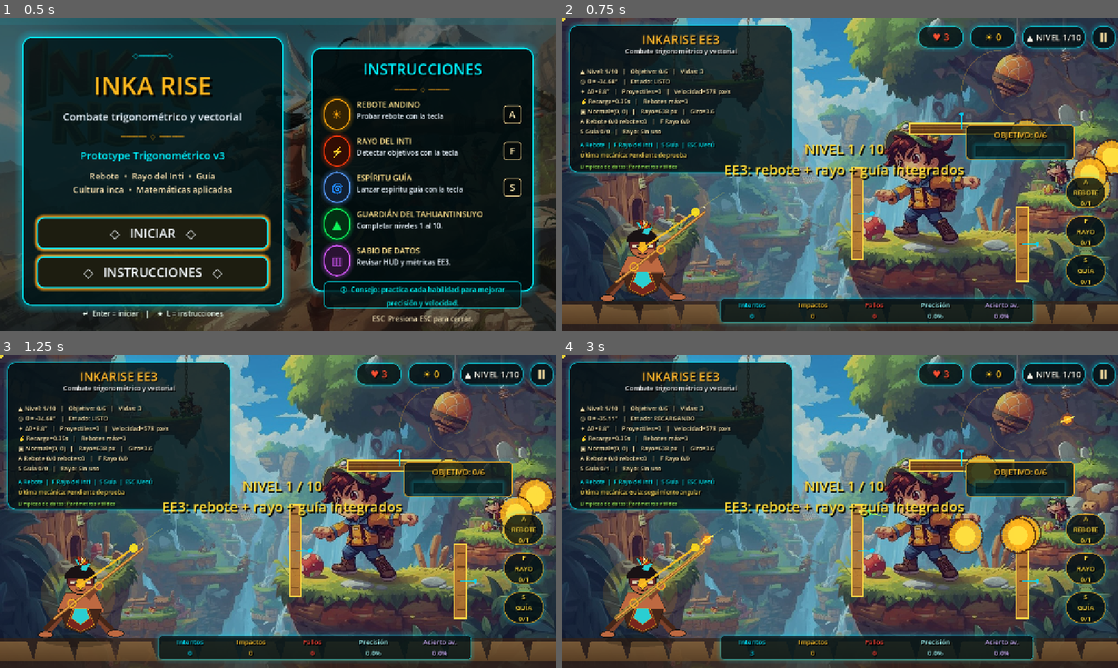
Above: before the commit, frames 1-4 (two rows, left to right).
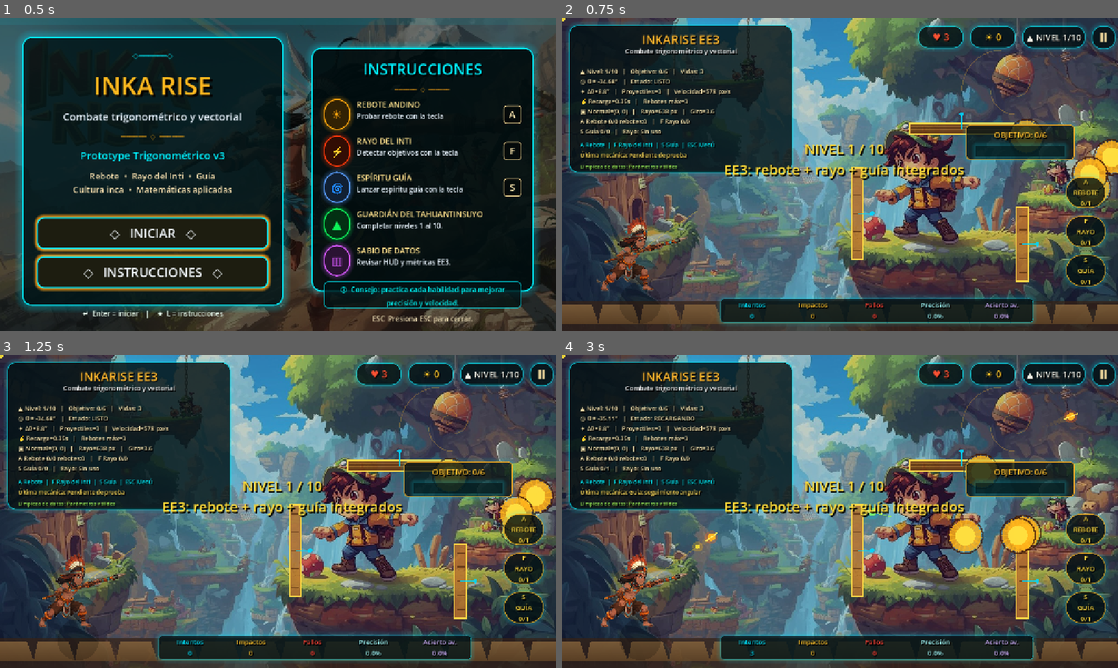
Above: after the commit, the same moments.

Repository: LeniSarmiento/INKA-RISA
Game: Godot game, scene res://scenes/MainMenu.tscn
Two runs of this game, one before a commit and one after it. Both use one fixed random seed, a clock stepped at 60 frames per second and the inputs below.
Inputs (mouse positions are in pixels of both pictures, inside the frame that each line leads up to):
- Up to frame 1 (0.5 s): no input
- Up to frame 2 (0.75 s): click "◇ INICIAR ◇" at 0.5 s
- Up to frame 3 (1.25 s): no input
- Up to frame 4 (3 s): tap Enter at 1.25 s; move the mouse to (962, 495) at 1.27 s; tap R at 1.35 s; click (962, 495) at 1.42 s; move the mouse to (728, 527) at 2.02 s; hold S 2.03-2.78 s; tap Q at 2.1 s; click (728, 527) at 2.17 s; move the mouse to (895, 442) at 2.77 s; tap E at 2.85 s; click (895, 442) at 2.92 s

Frame 1 is identical in both runs. In frame 2, 2.4% of the frame differs, in the area x 6-30%, y 55-93%; in frame 3, 2.4%; in frame 4, 2.7%, in the area x 6-93%, y 17-93%.

Commit message:
fet: Cambios de avatar movimientos

Diff:
--- a/project.godot
+++ b/project.godot
@@ -1,21 +1,36 @@
 ; Engine configuration file.
-; InkaRise EE3 - Prototype Trigonometrico v3 con interacciones avanzadas.
+; It's best edited using the editor UI and not directly,
+; since the parameters that go here are not all obvious.
+;
+; Format:
+;   [section] ; section goes between []
+;   param=value ; assign values to parameters
 
 config_version=5
 
+[animation]
+
+compatibility/default_parent_skeleton_in_mesh_instance_3d=true
+
 [application]
+
 config/name="InkaRise EE3 - Combate Avanzado"
 run/main_scene="res://scenes/MainMenu.tscn"
-config/features=PackedStringArray("4.2")
+config/features=PackedStringArray("4.6")
 config/icon="res://icon.svg"
 
 [display]
+
 window/size/viewport_width=1280
 window/size/viewport_height=720
 window/stretch/mode="canvas_items"
-window/stretch/aspect="keep"
+
+[dotnet]
+
+project/assembly_name="InkaRise EE3 - Combate Avanzado"
 
 [input]
+
 shoot_simple={
 "deadzone": 0.5,
 "events": []
--- a/scripts/Player.gd
+++ b/scripts/Player.gd
@@ -1,6 +1,7 @@
 extends Node2D
 
-# Frames nuevos del avatar en cuclillas apuntando con lanza.
+# Avatar mejorado: frames reales del guerrero/guerrera inca con lanza.
+# Cambia de postura según la dirección del mouse en 8 sectores.
 const AIM_LEFT: Texture2D = preload("res://assets/images/player_aim_frames/aim_left.png")
 const AIM_UP_LEFT: Texture2D = preload("res://assets/images/player_aim_frames/aim_up_left.png")
 const AIM_UP: Texture2D = preload("res://assets/images/player_aim_frames/aim_up.png")
@@ -37,11 +38,11 @@
 func _process(delta: float) -> void:
 	bob_time += delta
 	if attack_time > 0.0:
-		attack_time -= delta
+		attack_time = max(attack_time - delta, 0.0)
 	if damage_time > 0.0:
-		damage_time -= delta
+		damage_time = max(damage_time - delta, 0.0)
 	if invulnerable_flash > 0.0:
-		invulnerable_flash -= delta
+		invulnerable_flash = max(invulnerable_flash - delta, 0.0)
 	queue_redraw()
 
 func set_aim(angle_rad: float) -> void:
@@ -49,12 +50,12 @@
 	queue_redraw()
 
 func play_attack() -> void:
-	attack_time = 0.18
+	attack_time = 0.20
 	queue_redraw()
 
 func pulse_damage() -> void:
-	damage_time = 0.48
-	invulnerable_flash = 0.48
+	damage_time = 0.50
+	invulnerable_flash = 0.50
 	queue_redraw()
 
 func _get_aim_sector() -> String:
@@ -108,27 +109,33 @@
 		_: return AIM_DOWN_LEFT
 
 func _draw() -> void:
-	var bob: float = sin(bob_time * 5.0) * 1.5
+	var bob: float = sin(bob_time * 5.0) * 1.3
 	var dir: Vector2 = Vector2(cos(aim_angle), sin(aim_angle)).normalized()
-	var alpha: float = 0.65 if invulnerable_flash > 0.0 and int(invulnerable_flash * 20.0) % 2 == 0 else 1.0
+	var side: float = 1.0 if dir.x >= 0.0 else -1.0
+	var alpha: float = 1.0
+	if invulnerable_flash > 0.0 and int(invulnerable_flash * 20.0) % 2 == 0:
+		alpha = 0.60
 
-	# Aura solar del Inti alrededor del avatar agachado.
-	draw_circle(Vector2(0, -66 + bob), 86, Color(1.0, 0.67, 0.08, 0.12))
-	draw_circle(Vector2(0, -66 + bob), 52, Color(0.0, 0.9, 1.0, 0.10))
+	# Sombra y aura del Inti detrás del personaje.
+	draw_circle(Vector2(0, 40 + bob), 48.0, Color(0.0, 0.0, 0.0, 0.18))
+	draw_circle(Vector2(0, -72 + bob), 68, Color(1.0, 0.67, 0.08, 0.10))
+	draw_circle(Vector2(0, -72 + bob), 42, Color(0.0, 0.9, 1.0, 0.08))
 
-	# Frame del avatar: cambia con el mouse en 8 direcciones.
-	var sprite_rect: Rect2 = Rect2(Vector2(-150, -190 + bob), Vector2(300, 260))
-	draw_texture_rect(_get_current_texture(), sprite_rect, false, Color(1.0, 1.0, 1.0, alpha))
+	# Frame real del avatar. El sprite ya incluye postura y lanza.
+	var texture: Texture2D = _get_current_texture()
+	var sprite_rect: Rect2 = Rect2(Vector2(-150, -190 + bob), Vector2(300, 217))
+	draw_texture_rect(texture, sprite_rect, false, Color(1.0, 1.0, 1.0, alpha))
 
-	# Línea de precisión: la lanza/energía mira exactamente hacia el mouse o sol objetivo.
-	var hand: Vector2 = Vector2(0, -82 + bob)
-	var spear_tip: Vector2 = hand + dir * 155.0
-	draw_line(hand, spear_tip, Color(1.0, 0.75, 0.10, 0.85), 5.0)
-	draw_line(hand, hand + dir * 235.0, Color(1.0, 0.92, 0.30, 0.25), 2.0)
-	draw_circle(spear_tip, 10.0, Color(1.0, 0.90, 0.12, 0.90))
+	# Guía visual del apuntado: es delgada para no tapar la lanza del sprite.
+	var hand: Vector2 = Vector2(16.0 * side, -92.0 + bob)
+	var spear_tip: Vector2 = hand + dir * 142.0
+	draw_line(hand, spear_tip, Color(1.0, 0.85, 0.18, 0.32), 2.0)
 	if attack_time > 0.0:
-		draw_circle(spear_tip, 22.0, Color(1.0, 0.75, 0.05, 0.22))
+		draw_circle(spear_tip, 12.0, Color(1.0, 0.72, 0.05, 0.28))
+		draw_circle(spear_tip, 5.0, Color(1.0, 0.92, 0.20, 0.85))
 
 func get_muzzle_global_position() -> Vector2:
 	var dir: Vector2 = Vector2(cos(aim_angle), sin(aim_angle)).normalized()
-	return global_position + Vector2(0, -82) + dir * 150.0
+	var side: float = 1.0 if dir.x >= 0.0 else -1.0
+	var hand: Vector2 = Vector2(16.0 * side, -92.0)
+	return global_position + hand + dir * 142.0
Binary file changed: assets/images/player_aim_frames/aim_down.png
Binary file changed: assets/images/player_aim_frames/aim_down_left.png
Binary file changed: assets/images/player_aim_frames/aim_down_right.png
Binary file changed: assets/images/player_aim_frames/aim_left.png
Binary file changed: assets/images/player_aim_frames/aim_right.png
Binary file changed: assets/images/player_aim_frames/aim_up.png
Binary file changed: assets/images/player_aim_frames/aim_up_left.png
Binary file changed: assets/images/player_aim_frames/aim_up_right.png
Binary file changed: assets/images/player_aim_frames/attack_down.png
Binary file changed: assets/images/player_aim_frames/attack_down_left.png
Binary file changed: assets/images/player_aim_frames/attack_down_right.png
Binary file changed: assets/images/player_aim_frames/attack_left.png
(and 12 more such lines)
